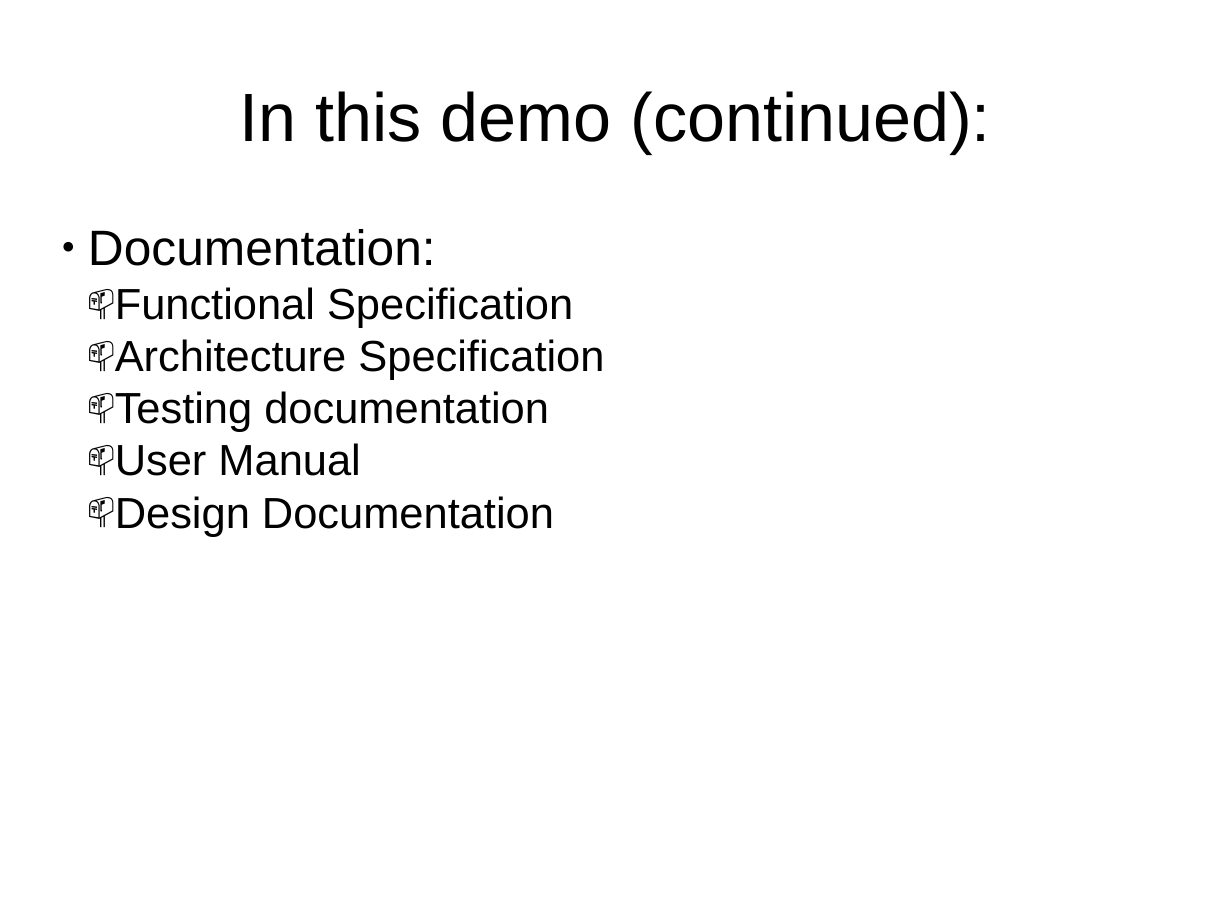
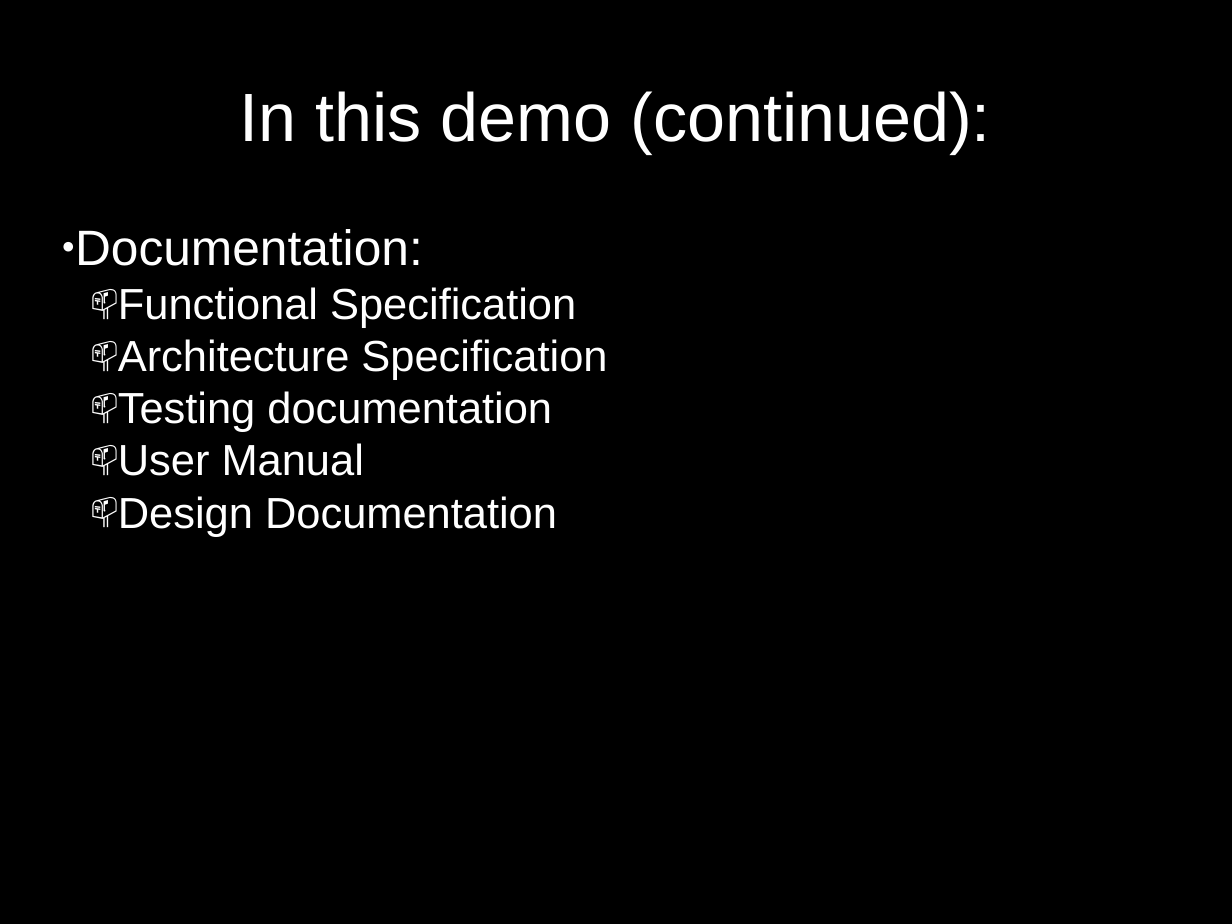
Before and after one commit to toniamichael94/MainProjectCOS301, a slide deck: slide 15 of Demo/Demo2PPT.pptx (slide 9 before the commit). Drawn at 1232x924 pixels with LibreOffice and Linux fonts; fonts in the diff are those of the drawing; background and template pictures are left out. Boxes give left, top, right and bottom in pixels: in the first picture for what was removed or moved away, otherwise in the second. Text is boxed around its words. In the diff, an @@ line names an element or a change of style, - is before the commit and + after.

Commit message:
Added Demo slides

```diff
--- a/Demo/Demo2PPT.pptx
+++ b/Demo/Demo2PPT.pptx
@@ background #FFFFFF to picture (left out) @@
@@ text "In this demo (continued):" at [240,91,990,153]: text colour #000000 to #FFFFFF @@
@@ text "Documentation:" at [75,229,607,537]: text colour #000000 to #FFFFFF; indent changed @@
```
Also in this commit, not shown: 2 other slides changed, 12 slides added, 7 slides removed, 4 other files.
